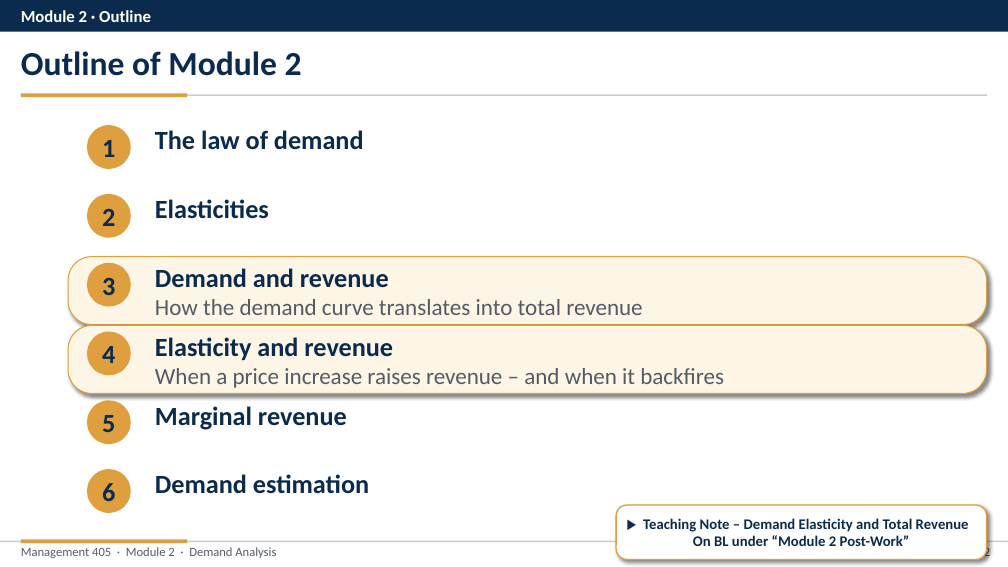
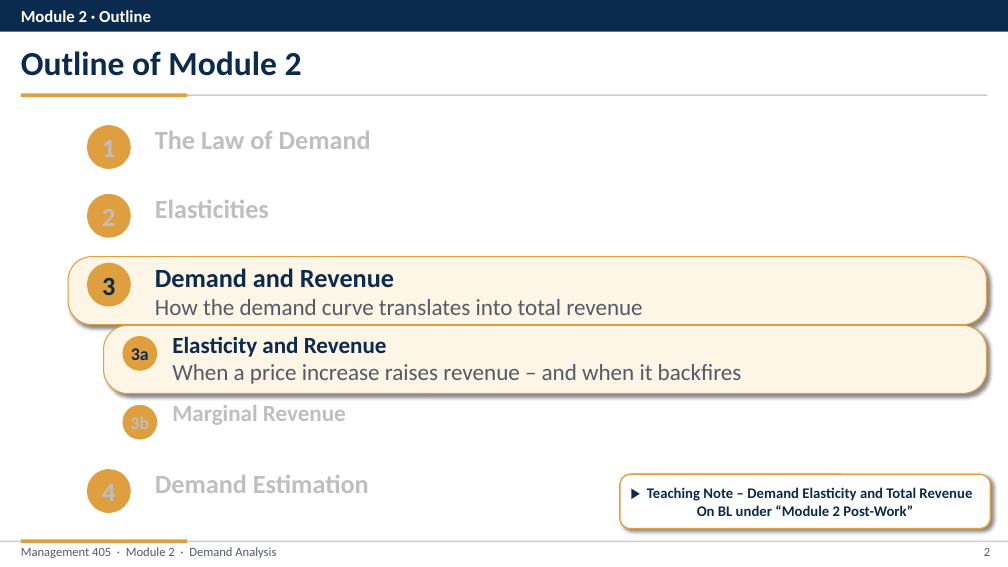
Before and after one commit to nvoigtla/Teaching, a slide deck: slide 2 of 405 Slide Revisions 2026/Module 2/Module 2 - Video Part Revised.pptx. Drawn at 1008x567 pixels with LibreOffice and Linux fonts; fonts in the diff are those of the drawing. Boxes give left, top, right and bottom in pixels: in the first picture for what was removed or moved away, otherwise in the second. Text is boxed around its words. In the diff, an @@ line names an element or a change of style, - is before the commit and + after.

```diff
--- a/405 Slide Revisions 2026/Module 2/Module 2 - Video Part Revised.pptx
+++ b/405 Slide Revisions 2026/Module 2/Module 2 - Video Part Revised.pptx
@@ text at (x1=155, y1=131, x2=371, y2=149): text changed; text colour #0B2B4E to #BFBFBF @@
-The law of demand
+The Law of Demand
@@ text colour #0B2B4E to #BFBFBF in 3 elements at (x1=87, y1=126, x2=131, y2=169), (x1=87, y1=194, x2=131, y2=237), (x1=155, y1=200, x2=269, y2=218) @@
@@ text at (x1=155, y1=268, x2=394, y2=288): text changed @@
-Demand and revenue
+Demand and Revenue
@@ rounded rectangle resized from (x1=68, y1=325, x2=987, y2=393) to (x1=104, y1=325, x2=987, y2=393) @@
@@ ellipse "3a" resized from (x1=87, y1=331, x2=131, y2=375) to (x1=123, y1=337, x2=157, y2=371) @@
@@ text in ellipse at (x1=131, y1=348, x2=149, y2=360): text changed; size 25 to 17 pt @@
-4
+3a
@@ text at (x1=172, y1=336, x2=387, y2=357): text changed; size 25 to 22 pt @@
-Elasticity and revenue
+Elasticity and Revenue
@@ text "Elasticity and Revenue" moved from (x1=155, y1=337, x2=724, y2=388) to (x1=172, y1=336, x2=742, y2=384) @@
@@ ellipse "3b" resized from (x1=87, y1=400, x2=131, y2=444) to (x1=123, y1=405, x2=157, y2=440) @@
@@ text in ellipse at (x1=130, y1=416, x2=149, y2=429): text changed; size 25 to 17 pt; text colour #0B2B4E to #BFBFBF @@
-5
+3b
@@ text at (x1=172, y1=405, x2=346, y2=425): text changed; size 25 to 22 pt; text colour #0B2B4E to #BFBFBF @@
-Marginal revenue
+Marginal Revenue
@@ text at (x1=155, y1=475, x2=369, y2=493): text changed; text colour #0B2B4E to #BFBFBF @@
-Demand estimation
+Demand Estimation
@@ rounded rectangle "▶ Teaching Note – Demand ..." moved from (x1=616, y1=505, x2=987, y2=560) to (x1=620, y1=474, x2=991, y2=529) @@
@@ text in ellipse at (x1=102, y1=484, x2=115, y2=501): text changed; text colour #0B2B4E to #BFBFBF @@
-6
+4
```
Also in this commit, not shown: 43 other slides changed, 5 slides added, 5 slides removed, 20 other files.
